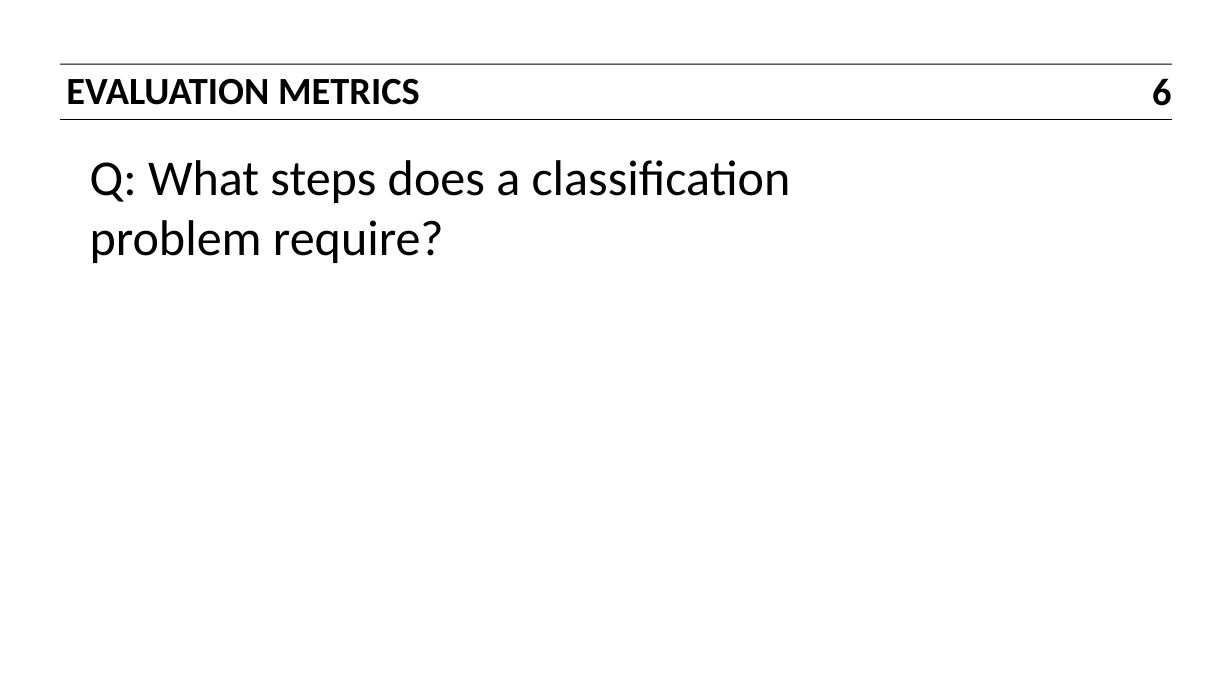
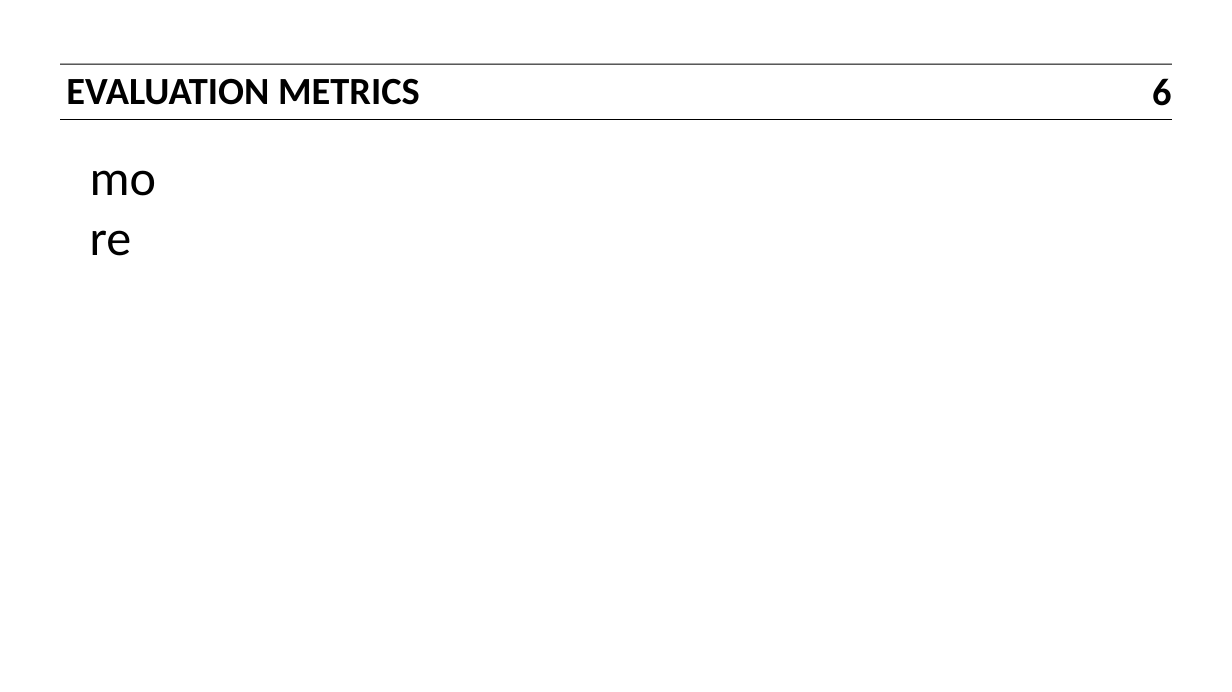
Before and after one commit to ajschumacher/gadsdc, a slide deck: slide 6 of 05-ML_kaggle/slides.pptx. Drawn at 1232x692 pixels with LibreOffice and Linux fonts; fonts in the diff are those of the drawing. Boxes give left, top, right and bottom in pixels: in the first picture for what was removed or moved away, otherwise in the second. Text is boxed around its words. In the diff, an @@ line names an element or a change of style, - is before the commit and + after.

```diff
--- a/05-ML_kaggle/slides.pptx
+++ b/05-ML_kaggle/slides.pptx
@@ text added at (x1=78, y1=140, x2=182, y2=213), 30 pt, text #000000 @@
+more
@@ text removed at (x1=90, y1=160, x2=791, y2=263) @@
-Q: What steps does a classification problem require?
```
Also in this commit, not shown: 1 other slide changed.
